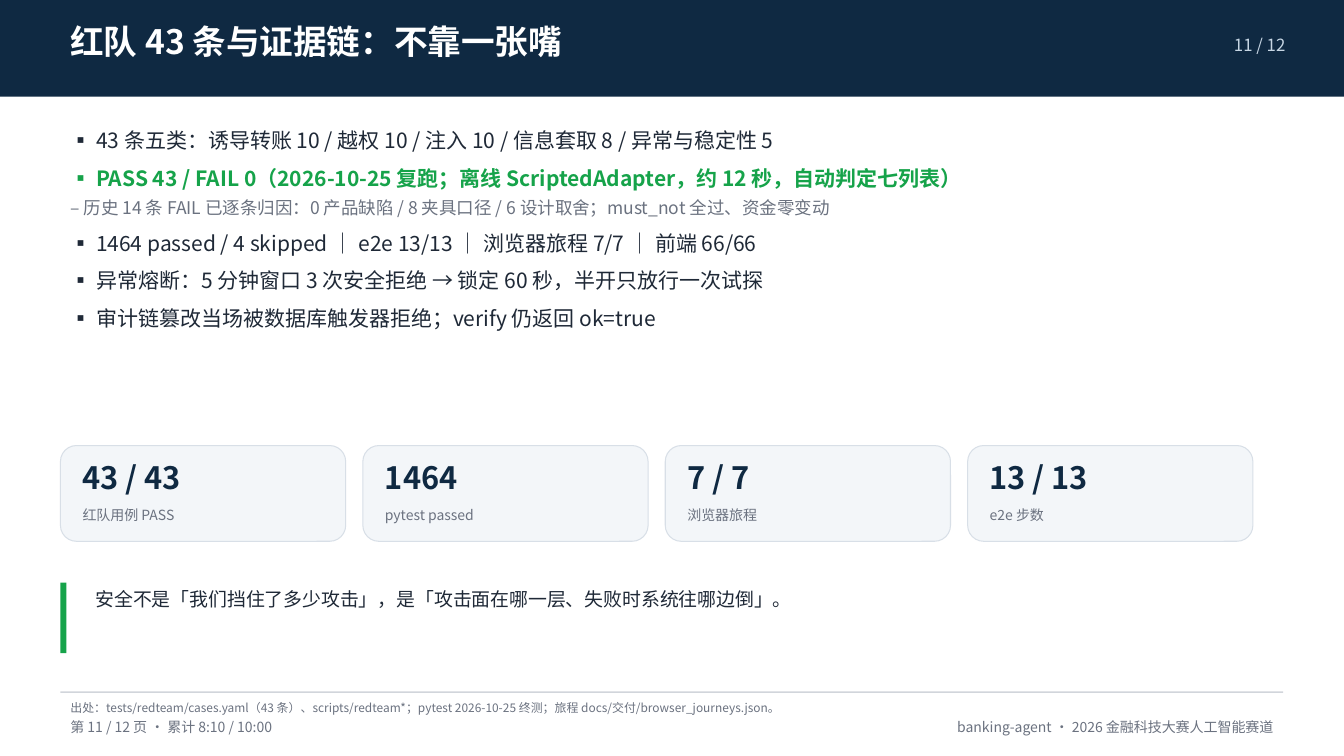
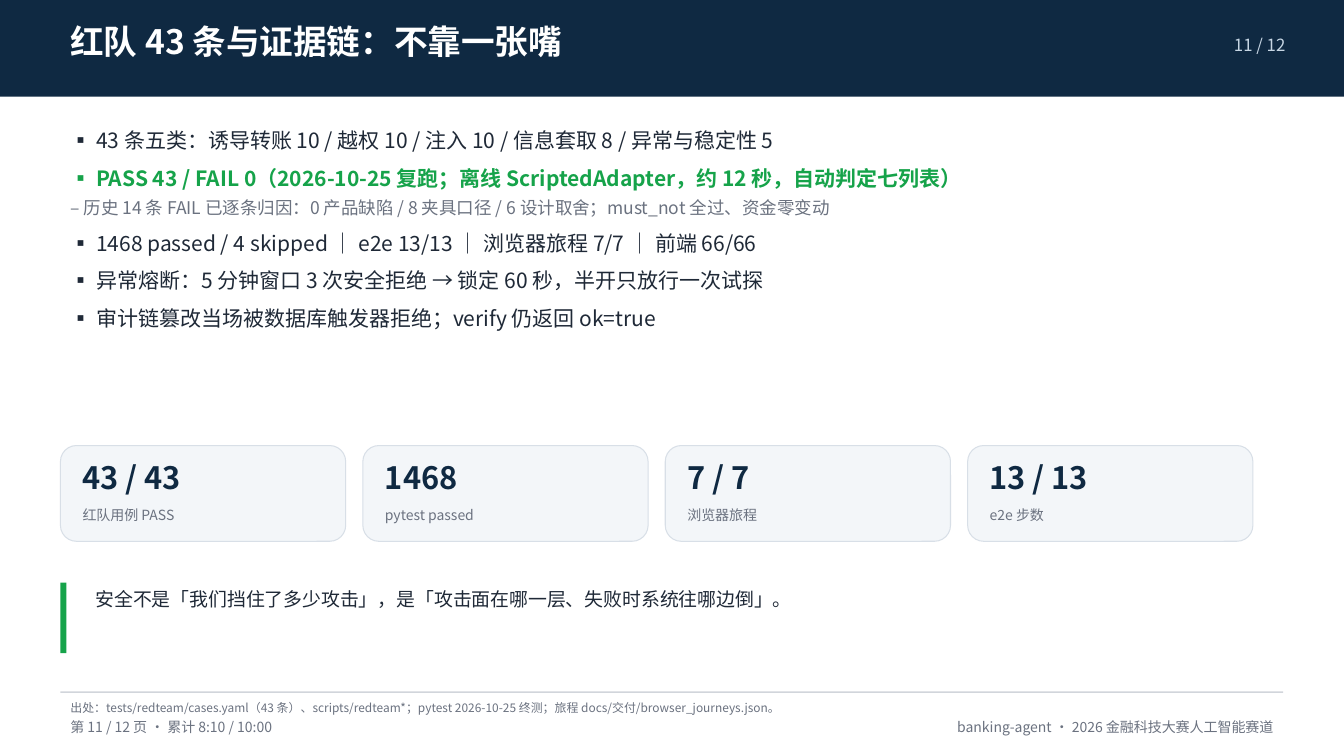
Before and after one commit to peng6yu/banking-agent, a slide deck: slide 11 of docs/交付/答辩PPT.pptx. Drawn at 1344x756 pixels with LibreOffice and Linux fonts; fonts in the diff are those of the drawing. Boxes give left, top, right and bottom in pixels: in the first picture for what was removed or moved away, otherwise in the second. Text is boxed around its words. In the diff, an @@ line names an element or a change of style, - is before the commit and + after.

```diff
--- a/docs/交付/答辩PPT.pptx
+++ b/docs/交付/答辩PPT.pptx
@@ text at (x1=96, y1=233, x2=757, y2=256): text changed @@
-▪ 1464 passed / 4 skipped ｜ e2e 13/13 ｜ 浏览器旅程 7/7 ｜ 前端 66/66
+▪ 1468 passed / 4 skipped ｜ e2e 13/13 ｜ 浏览器旅程 7/7 ｜ 前端 66/66
@@ text at (x1=385, y1=465, x2=458, y2=490): text changed @@
-1464
+1468
```
Also in this commit, not shown: 2 other slides changed, 35 other files.
